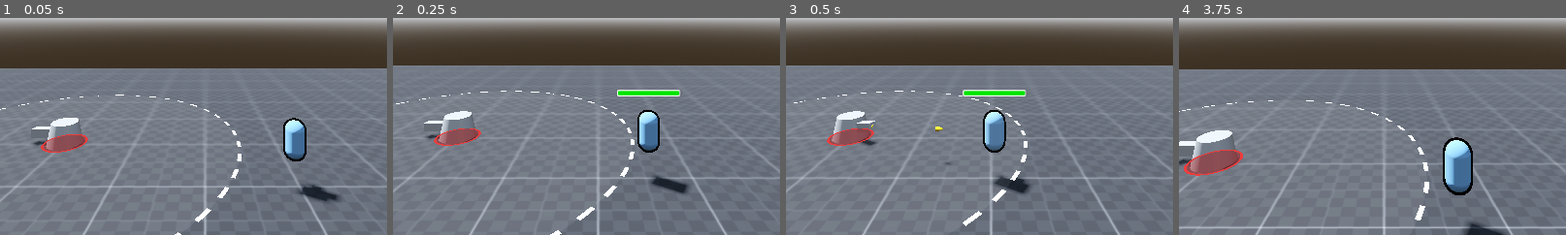
Above: before the commit, frames 1-4 (left to right).
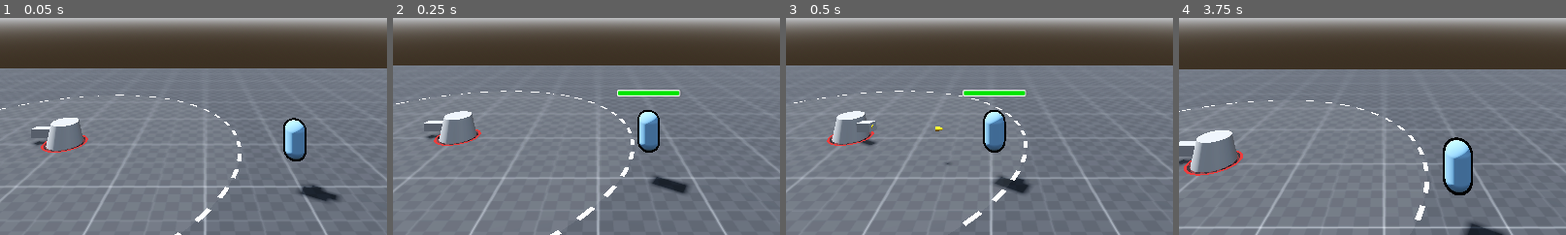
Above: after the commit, the same moments.

Repository: Acux-Dev/tdmonsters
Game: Godot game, scene res://Scenes/Terrain/testTerrain.tscn
The game is run twice, just before and just after one commit, with the same random seed, the same clock (stepped at 60 frames per second) and the same inputs. The project has no main scene, so this scene is started directly.
Inputs (mouse positions are % of the whole screen's width and height, from its top left):
- Up to frame 1 (0.05 s): no input
- Up to frame 2 (0.25 s): no input
- Up to frame 3 (0.5 s): no input
- Up to frame 4 (3.75 s): tap Enter (ui_accept) at 0.5, 0.77, 1.52, 2.75, 3.02 s; move the mouse to (55, 50) at 0.52 s; press the mouse at (55, 50) at 0.53 s; hold W (forward) from 0.53 s (still down); move the mouse to (45, 50) at 1.27 s; release the mouse at (45, 50) at 1.28 s; tap Ctrl (crouch) at 1.35 s; move the mouse to (52, 48) at 2.02 s; hold Alt (free_look) 2.03-2.78 s; move the mouse to (49, 52) at 2.77 s; tap Shift (sprint) at 2.85 s; click (49, 52) at 2.92 s; tap F1 (debug_reset) at 3.5 s; move the mouse to (57, 51) at 3.52 s; tap O at 3.6 s
The pictures show only the part of the screen within x 24-73%, y 50-100%; the shares and areas given below are measured in that part.

The runs differ from the first frame. In frame 1, 0.6% of the frame differs, in the area x 11-23%, y 53-62%; in frame 2, 0.6%; in frame 3, 0.6%; in frame 4, 1.0%, in the area x 2-16%, y 60-72%.

Commit message:
slightly better tower range shader

Diff:
--- a/Scenes/Towers/SimpleTower/tower_area.gdshader
+++ b/Scenes/Towers/SimpleTower/tower_area.gdshader
@@ -1,15 +1,38 @@
 shader_type spatial;
-render_mode unshaded, shadows_disabled, cull_disabled, depth_test_disabled;
+render_mode unshaded, shadows_disabled, cull_disabled;
 
 uniform vec4 color_inside : source_color = vec4(1.0, 1.0, 1.0, 1.0); // Color dentro del círculo
 uniform vec4 color_border : source_color = vec4(1.0, 0.0, 0.0, 1.0); // Color del borde punteado
+
 uniform float alpha_inside : hint_range(0.0, 1.0) = 1.0; // Transparencia dentro del círculo
 uniform float alpha_outside : hint_range(0.0, 1.0) = 0.0; // Transparencia fuera del círculo
 
 uniform float diameter = 1.0; // Diámetro del círculo
 uniform float thickness = 0.05; // Grosor del borde
-uniform float frequency = 10; // Cantidad de puntos en el borde
-uniform float rotation_speed = 1.0; // Control de la rotación del patrón
+uniform float frequency = 10.0; // Cantidad de puntos en el borde
+uniform float rotation_speed = 1.0; // Velocidad de rotación del borde punteado
+
+uniform float line_angle = 20.0; // Ángulo de las líneas internas
+uniform float line_count = 20.0; // Cantidad de líneas
+uniform float line_speed = 5.0; // Velocidad de las líneas
+uniform float blur : hint_range(0.0, 2.0, 0); // Desenfoque de las líneas
+uniform float darken_factor : hint_range(0.0, 1.0) = 0.5; // Factor de oscurecimiento
+
+uniform bool patron_inside; // Habilitar patrón dentro del círculo
+
+// Función para rotar coordenadas UV
+vec2 rotate(vec2 uv, float rotation_angle) {
+    float radians_angle = radians(rotation_angle);
+    float cos_angle = cos(radians_angle);
+    float sin_angle = sin(radians_angle);
+    mat2 rotation_matrix = mat2(vec2(cos_angle, -sin_angle), vec2(sin_angle, cos_angle));
+    return uv * rotation_matrix;
+}
+
+// Función para generar líneas en el patrón
+float stripe(vec2 uv) {
+    return cos(uv.y * line_count + TIME * line_speed);
+}
 
 void fragment() {
     // Convertir UV en coordenadas centradas
@@ -41,8 +64,22 @@
     float ring = outer_circle - inner_circle;
     ring *= step(0.5, wave);
 
+    // Generar el patrón de líneas si está habilitado
+    vec3 pattern_color = color_inside.rgb;
+    if (patron_inside) {
+        vec2 uv = UV - vec2(0.5, 0.5);
+        uv = rotate(uv, line_angle);
+        float g = stripe(uv);
+
+        // Color más oscuro basado en `color_inside`
+        vec3 darker_color = color_inside.rgb * darken_factor;
+
+        // Mezclar entre color original y más oscuro según el patrón
+        pattern_color = mix(darker_color, color_inside.rgb, smoothstep(0.0, blur, g));
+    }
+
     // Mezclar colores según la posición
-    vec3 final_color = mix(vec3(0.0), color_inside.rgb, inside_circle);
+    vec3 final_color = mix(vec3(0.0), pattern_color, inside_circle);
     final_color = mix(final_color, color_border.rgb, ring);
 
     // Mezclar la transparencia (fuera del círculo será alpha_outside)
